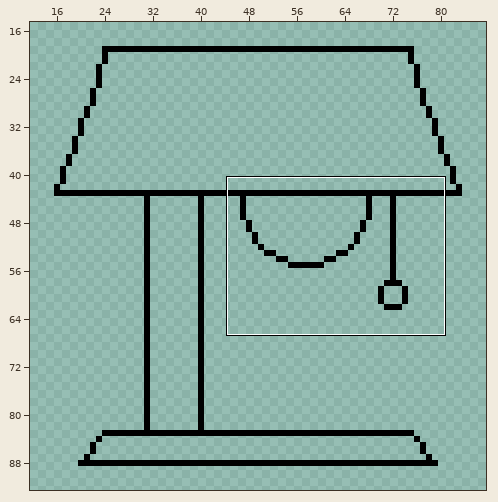
A pixel-art file gets an edit: source/objection/table_lamp.aseprite. Above, an overview of the earlier version with the close-up marked.
Close-up. Before the commit:
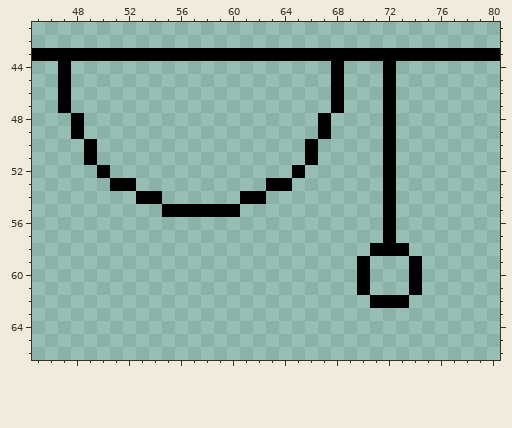
100x100 pixels, 1 frame. Shown: x 45..80, y 41..66. The wide view leaves out empty margins.
After the commit:
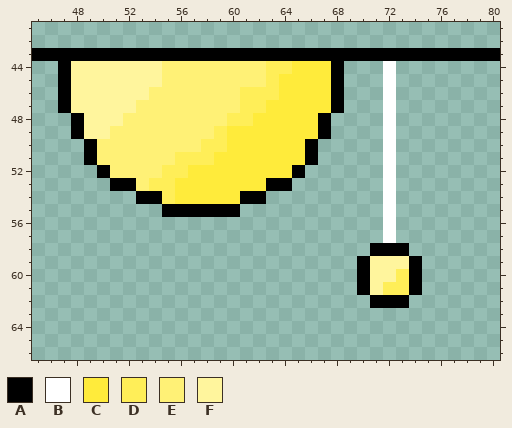
Palette (. is transparent): A #000000  B #ffffff  C #ffeb3b  D #ffee58  E #fff176  F #fff59d
From old to new:
The edit turns colour A into colour B in rows 44 to 57 at x 72.
There is now colour C in row 44 at x 65 to 67; in rows 45 to 46 at x 64 to 67; in row 47 at x 63 to 67; in row 48 at x 62 to 66; in row 49 at x 60 to 66; in row 50 at x 60 to 65.
There is now colour C in row 51 at x 59 to 65; in row 52 at x 57 to 64; in row 53 at x 56 to 62; in row 54 at x 56 to 60.
There is now colour D in row 44 at x 63 to 64; in row 45 at x 63; in row 46 at x 61 to 63; in row 47 at x 61 to 62; in row 48 at x 60 to 61; in row 49 at x 59.
There is now colour D in row 50 at x 58 to 59; in row 51 at x 56 to 58; in row 52 at x 55 to 56; in row 53 at x 54 to 55; in row 54 at x 55; in row 60 at x 73.
There is now colour D in row 61 at x 72 to 73.
There is now colour E in rows 44 to 45 at x 55 to 62; in row 46 at x 54 to 60; in row 47 at x 53 to 60; in row 48 at x 52 to 59; in row 49 at x 51 to 58; in row 50 at x 50 to 57.
There is now colour E in row 51 at x 50 to 55; in row 52 at x 51 to 54; in row 53 at x 53.
There is now colour F in rows 44 to 45 at x 48 to 54; in row 46 at x 48 to 53; in row 47 at x 48 to 52; in row 48 at x 49 to 51; in row 49 at x 49 to 50; in row 59 at x 71 to 73.
There is now colour F in row 60 at x 71 to 72; in row 61 at x 71.
Boxes around the changes in both close-ups, in picture pixels (x1, y1, x2, y2):
added: (71, 61, 331, 204)
changed: (370, 61, 409, 295)
